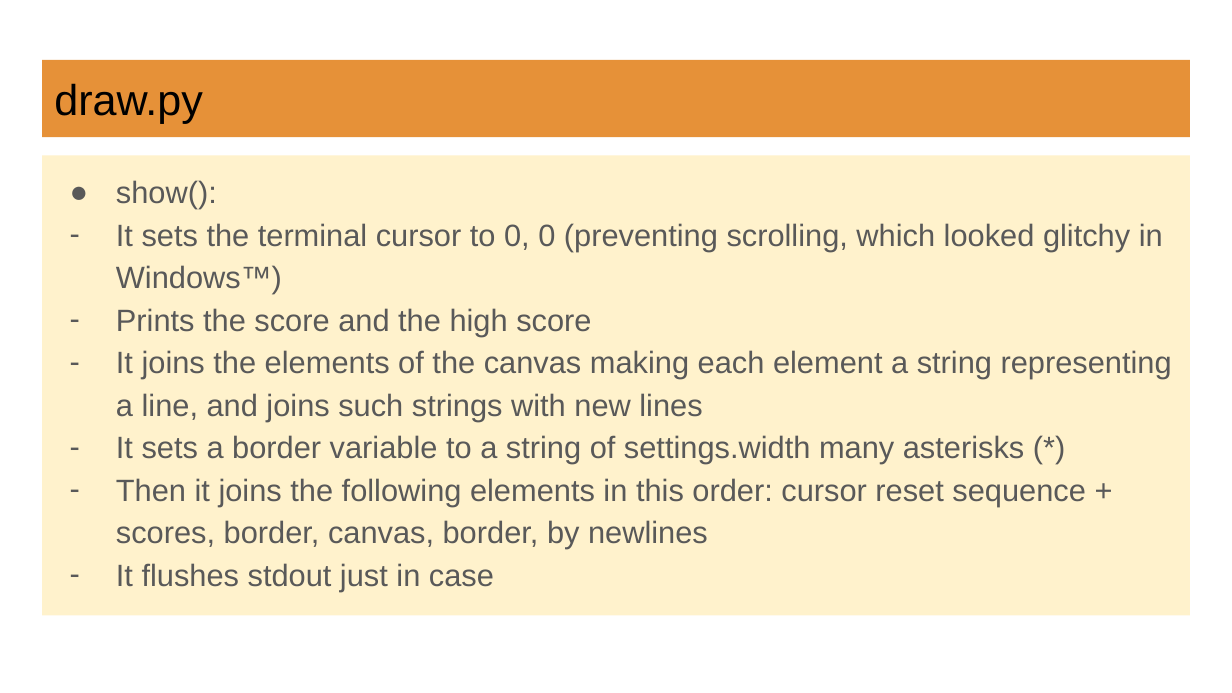
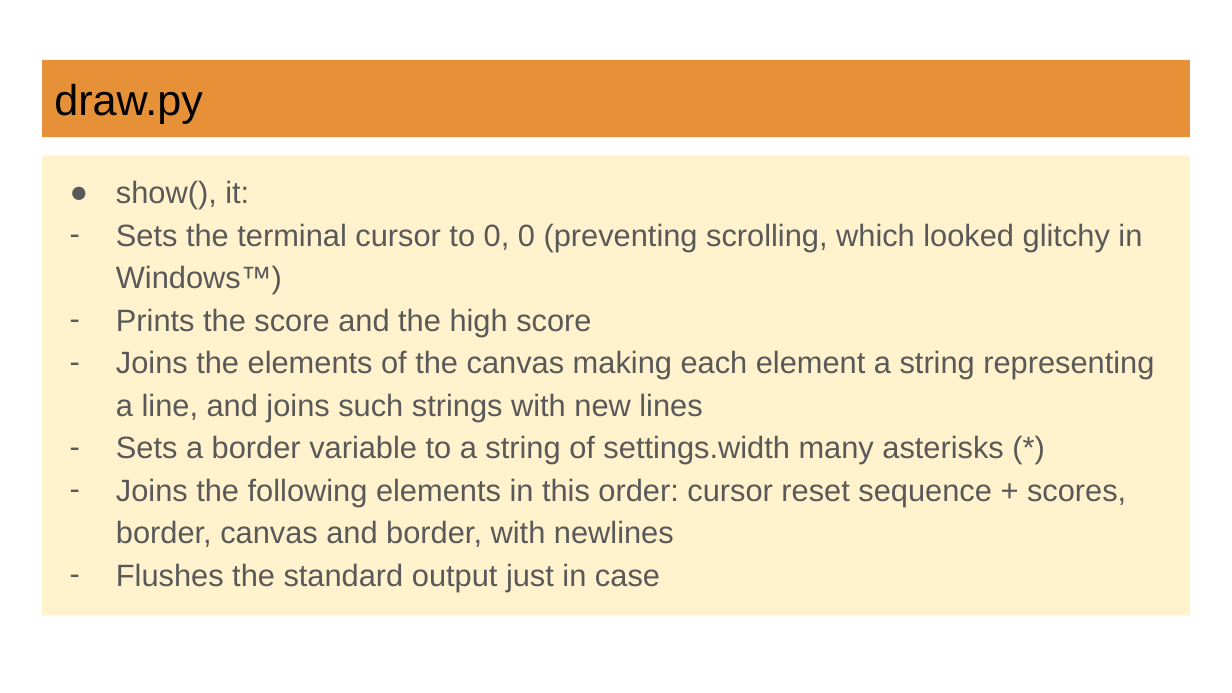
Before and after one commit to Rusomati/flappy_bird, a slide deck: slide 21 of flappy bird documentation.pptx. Drawn at 1232x693 pixels with LibreOffice and Linux fonts; fonts in the diff are those of the drawing. Boxes give left, top, right and bottom in pixels: in the first picture for what was removed or moved away, otherwise in the second. Text is boxed around its words. In the diff, an @@ line names an element or a change of style, - is before the commit and + after.

```diff
--- a/flappy bird documentation.pptx
+++ b/flappy bird documentation.pptx
@@ text at [116,180,1142,294]: text changed @@
-● show():
-– It sets the terminal cursor to 0, 0 (preventing scrolling, which looked glitchy in Windows™)
+● show(), it:
+– Sets the terminal cursor to 0, 0 (preventing scrolling, which looked glitchy in Windows™)
@@ text at [116,350,1154,591]: text changed @@
-– It joins the elements of the canvas making each element a string representing a line, and joins such strings with new lines
-– It sets a border variable to a string of settings.width many asterisks (*)
-– Then it joins the following elements in this order: cursor reset sequence + scores, border, canvas, border, by newlines
-– It flushes stdout just in case
+– Joins the elements of the canvas making each element a string representing a line, and joins such strings with new lines
+– Sets a border variable to a string of settings.width many asterisks (*)
+– Joins the following elements in this order: cursor reset sequence + scores, border, canvas and border, with newlines
+– Flushes the standard output just in case
```
Also in this commit, not shown: 23 other slides changed, 1 other file.
